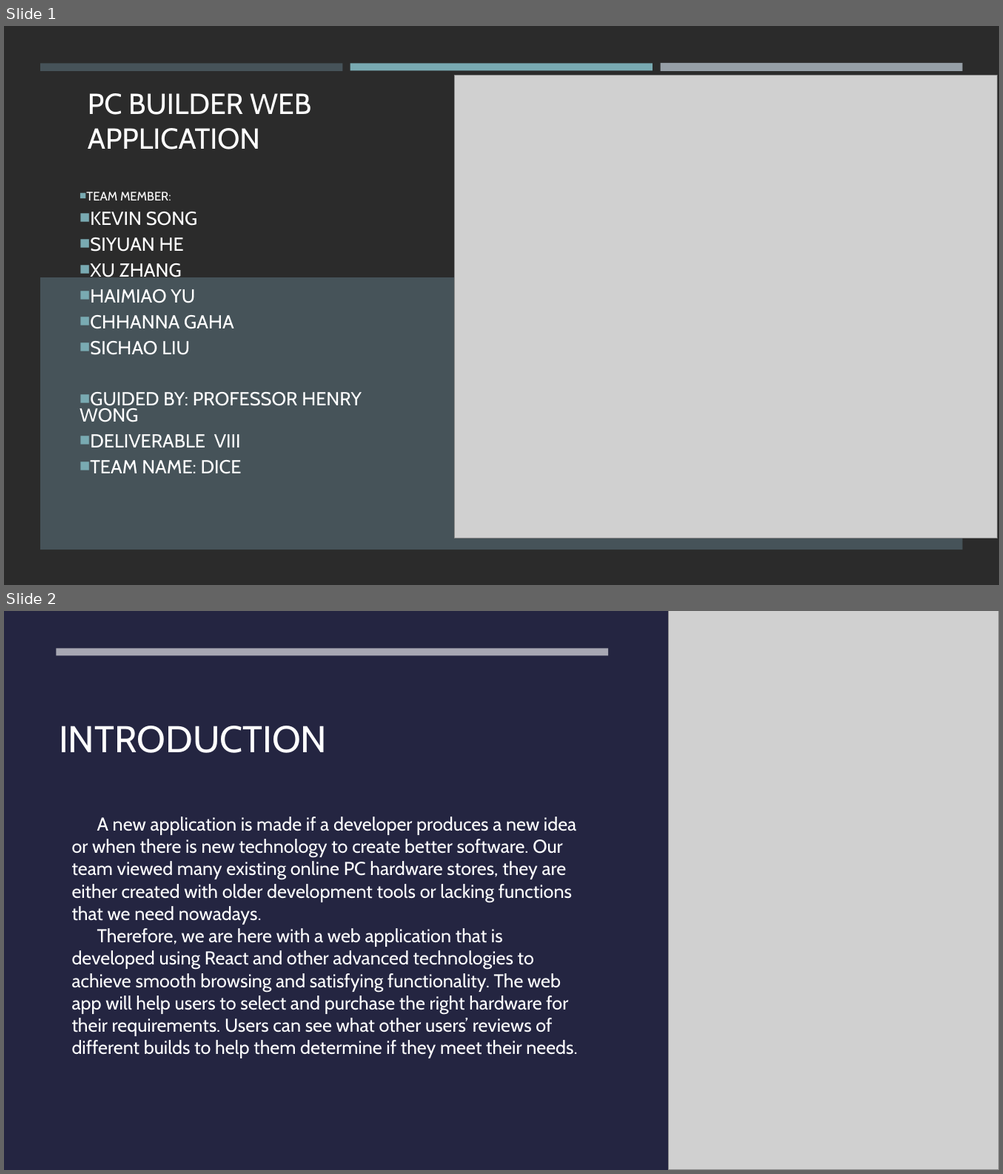
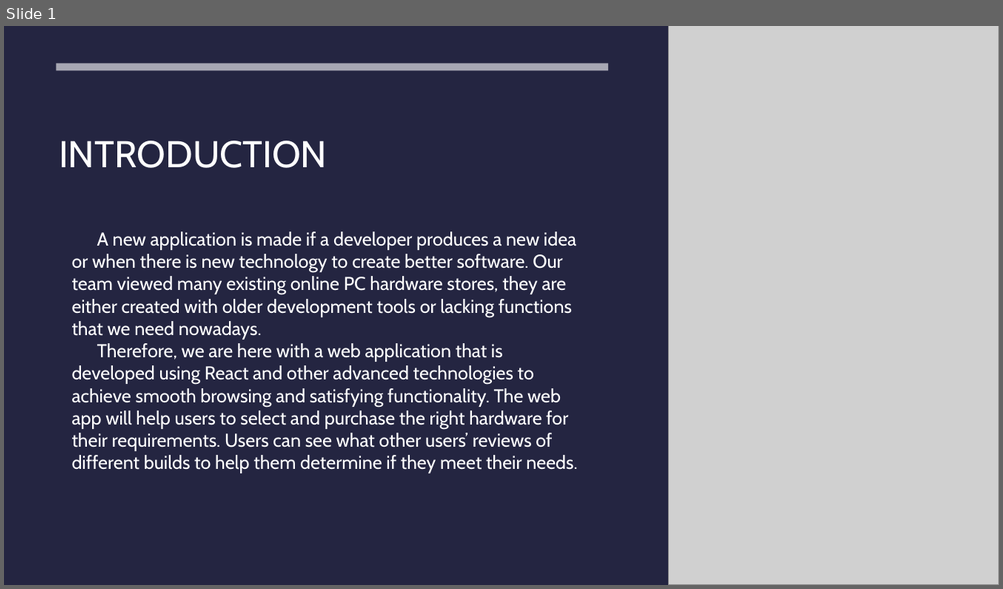
Before and after one commit to Xu12345-sophie/CS691TeamDice, a slide deck: Deliverable8/Intro and persona.pptx. Shown one above the other, each under a label of ours: slides 1 and 2 before the commit, slide 1 after it. The pictures are 1003x1174 and 1003x589 pixels, drawn with LibreOffice and Linux fonts; fonts in the diff are those of the drawing; grey boxes stand for pictures; background and template pictures are left out; a plain dark background stands for a picture behind light text. Boxes give left, top, right and bottom in pixels: in the first picture for what was removed or moved away, otherwise in the second. Text is boxed around its words. In the diff, an @@ line names an element or a change of style, - is before the commit and + after.

```diff
--- a/Deliverable8/Intro and persona.pptx
+++ b/Deliverable8/Intro and persona.pptx
@@ slide 1 removed at (x1=4, y1=26, x2=999, y2=585), background picture (left out) @@
@@ rectangle removed at (x1=40, y1=63, x2=343, y2=70) @@
@@ rectangle removed at (x1=350, y1=63, x2=652, y2=70) @@
@@ rectangle removed at (x1=660, y1=63, x2=962, y2=72) @@
@@ picture removed at (x1=455, y1=76, x2=997, y2=539) @@
@@ title removed at (x1=88, y1=93, x2=311, y2=150) @@
-PC BUILDER WEB APPLICATION
@@ subtitle removed at (x1=79, y1=212, x2=361, y2=474) @@
-■ TEAM MEMBER:
-■ KEVIN SONG
-■ SIYUAN HE
-■ XU ZHANG
-■ HAIMIAO YU
-■ CHHANNA GAHA
-■ SICHAO LIU
-■ GUIDED BY: PROFESSOR HENRY WONG
-■ DELIVERABLE VIII
-■ TEAM NAME: DICE
@@ rectangle removed at (x1=40, y1=278, x2=963, y2=550) @@
@@ what was slide 2 is now slide 1 @@
```
Also in this commit, not shown: 3 slides added.
